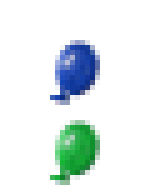
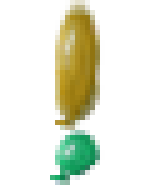
Revision of a layered w=155, h=195 image; what changed, layer by layer:
added group "Exclamation" with 3 layers above "period original" over [50, 0, 100, 185]
added layer "Shaft" in group "Exclamation" over [50, 0, 100, 140]
added layer "dot" in group "Exclamation" over [50, 130, 100, 185]
added layer "tip copy #5" in group "Exclamation" over [50, 165, 70, 185]
hid group "Colon" (6 layers) over [50, 40, 100, 185]
